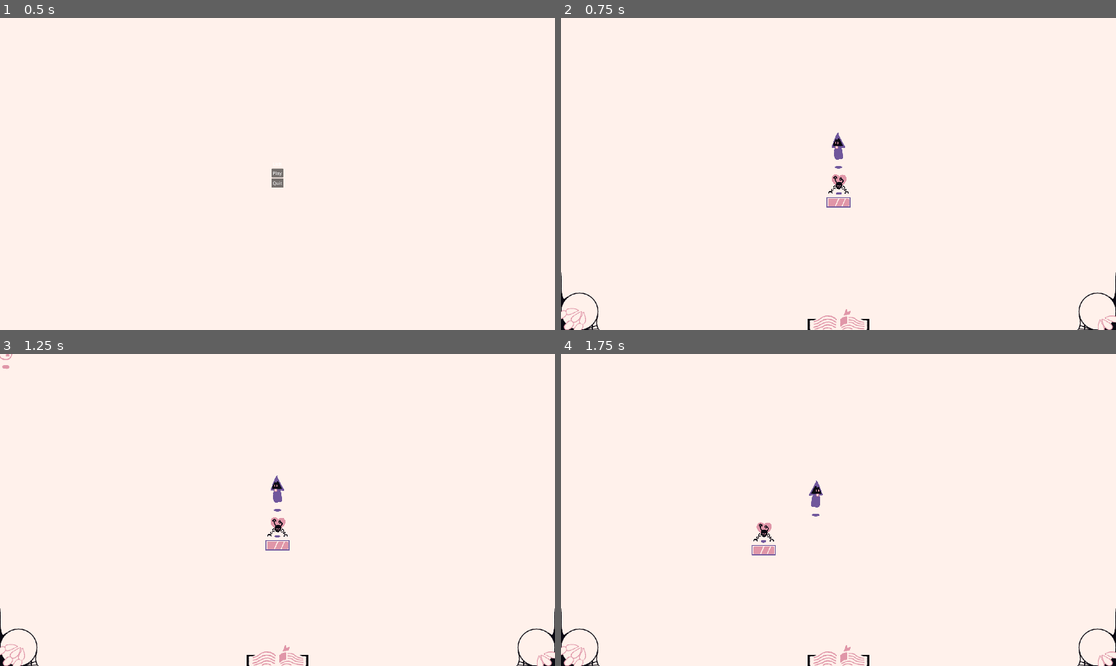
Above: before the commit, frames 1-4 (two rows, left to right).
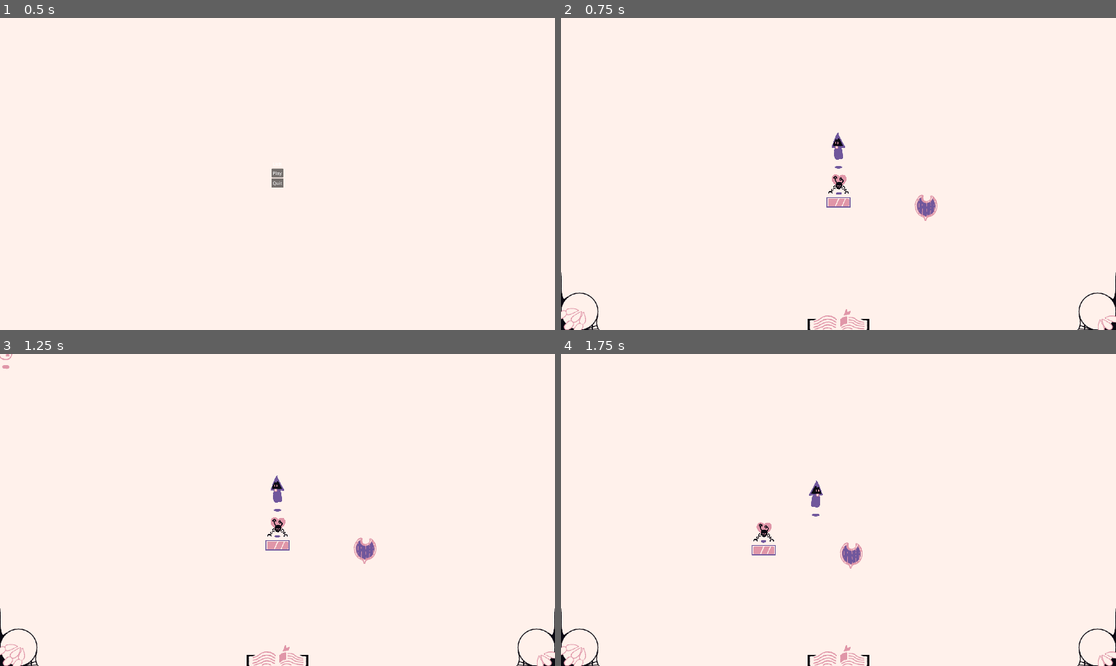
Above: after the commit, the same moments.

Repository: LunaticDancer/Lich
Game: Godot game, scene res://core/world.tscn
Two runs of this game, one before a commit and one after it. Both use one fixed random seed, a clock stepped at 60 frames per second and the inputs below.
Inputs (mouse positions are in pixels of both pictures, inside the frame that each line leads up to):
- Up to frame 1 (0.5 s): no input
- Up to frame 2 (0.75 s): click "Play" at 0.5 s
- Up to frame 3 (1.25 s): no input
- Up to frame 4 (1.75 s): move the mouse to (960, 494) at 1.27 s; press the mouse at (960, 494) at 1.28 s; hold Right (right) from 1.28 s (still down)

Frame 1 is identical in both runs. In frame 2, 0.2% of the frame differs, in the area x 63-68%, y 56-66%; in frame 3, 0.2%, in the area x 63-68%, y 58-68%; in frame 4, 0.2%.

Commit message:
ability pick up

Diff:
--- /dev/null
+++ b/abilities/ability.gd
@@ -0,0 +1,13 @@
+extends Node
+class_name Ability
+
+@export var icon : Texture2D
+
+func on_activated():
+	pass
+
+func on_sustained(delta):
+	pass
+
+func on_deactivated():
+	pass
--- /dev/null
+++ b/abilities/ability_pick_up.gd
@@ -0,0 +1,15 @@
+extends Area2D
+
+@export var ability : PackedScene
+
+func initiate(arg : PackedScene):
+	ability = arg
+	var opa = arg.instantiate()
+	$Sprite2D.texture = opa.icon
+	opa.queue_free()
+
+
+func _on_body_shape_entered(body_rid, body, body_shape_index, local_shape_index):
+	if body.is_in_group("Player"):
+		get_tree().get_first_node_in_group("GameController").swap_ability(ability)
+		queue_free()
--- /dev/null
+++ b/abilities/ability_pick_up.tscn
@@ -0,0 +1,21 @@
+[gd_scene load_steps=5 format=3 uid="uid://g3byng8s3ny1"]
+
+[ext_resource type="Script" path="res://abilities/ability_pick_up.gd" id="1_lxofy"]
+[ext_resource type="Texture2D" uid="uid://c12heykrdb5a6" path="res://abilities/shield/shield.png" id="1_uudum"]
+[ext_resource type="PackedScene" uid="uid://bbbvosouesy2b" path="res://abilities/shield/shield_ability.tscn" id="2_aa66e"]
+
+[sub_resource type="CircleShape2D" id="CircleShape2D_d84q5"]
+radius = 42.05
+
+[node name="AbilityPickUp" type="Area2D"]
+script = ExtResource("1_lxofy")
+ability = ExtResource("2_aa66e")
+
+[node name="Sprite2D" type="Sprite2D" parent="."]
+position = Vector2(0, -64)
+texture = ExtResource("1_uudum")
+
+[node name="CollisionShape2D" type="CollisionShape2D" parent="." groups=["AbilityPickUp"]]
+shape = SubResource("CircleShape2D_d84q5")
+
+[connection signal="body_shape_entered" from="." to="." method="_on_body_shape_entered"]
--- /dev/null
+++ b/abilities/shield/shield_ability.gd
@@ -0,0 +1 @@
+extends Ability
--- /dev/null
+++ b/abilities/shield/shield_ability.tscn
@@ -0,0 +1,14 @@
+[gd_scene load_steps=3 format=3 uid="uid://bbbvosouesy2b"]
+
+[ext_resource type="Script" path="res://abilities/shield/shield_ability.gd" id="1_nbjhg"]
+[ext_resource type="Texture2D" uid="uid://c12heykrdb5a6" path="res://abilities/shield/shield.png" id="2_fnj30"]
+
+[node name="ShieldAbility" type="Control"]
+layout_mode = 3
+anchors_preset = 15
+anchor_right = 1.0
+anchor_bottom = 1.0
+grow_horizontal = 2
+grow_vertical = 2
+script = ExtResource("1_nbjhg")
+icon = ExtResource("2_fnj30")
--- a/core/game_controller.gd
+++ b/core/game_controller.gd
@@ -11,14 +11,12 @@
 var dashes = 2.0
 var mana = 0.0
 var score = 0
-var ability
+var ability : Ability
 
 # Called when the node enters the scene tree for the first time.
 func _ready():
 	DisplayServer.window_set_mode(DisplayServer.WINDOW_MODE_FULLSCREEN)
 	Input.set_custom_mouse_cursor(hand_cursor, Input.CURSOR_ARROW, Vector2(63,63))
-	pass
-
 
 # Called every frame. 'delta' is the elapsed time since the previous frame.
 func _process(delta):
@@ -55,6 +53,15 @@
 	$UI/GameplayUI.update_dashes(dashes)
 	$UI/GameplayUI.update_mana(mana/100.0)
 
+func swap_ability(new_ability : PackedScene):
+	for child in $UI/GameplayUI/SpellSlot/AbilityHolder.get_children():
+		child.queue_free()
+	var ability_instance = new_ability.instantiate()
+	$UI/GameplayUI/SpellSlot/AbilityHolder.add_child(ability_instance)
+	ability = ability_instance
+	$UI/GameplayUI/SpellSlot/AbilityIcon.texture = ability.icon
+
+
 func receive_mana_damage(amount : int):
 	mana = max(0, mana - amount)
 	$UI/GameplayUI.update_mana(mana/100.0)
--- a/core/play_area.tscn
+++ b/core/play_area.tscn
@@ -1,9 +1,10 @@
-[gd_scene load_steps=5 format=3 uid="uid://3stwd766vpxl"]
+[gd_scene load_steps=6 format=3 uid="uid://3stwd766vpxl"]
 
 [ext_resource type="PackedScene" uid="uid://7aemojh6igaj" path="res://core/phylactery.tscn" id="1_2fhtn"]
 [ext_resource type="Script" path="res://core/arena_controller.gd" id="1_fqvlf"]
 [ext_resource type="PackedScene" uid="uid://cydlqp815j1wm" path="res://core/lich.tscn" id="2_l8r1w"]
 [ext_resource type="PackedScene" uid="uid://8pa7jm5j8mk6" path="res://enemies/wisp/wisp.tscn" id="3_cki4b"]
+[ext_resource type="PackedScene" uid="uid://g3byng8s3ny1" path="res://abilities/ability_pick_up.tscn" id="5_voatp"]
 
 [node name="PlayArea" type="Node2D"]
 y_sort_enabled = true
@@ -19,4 +20,7 @@
 [node name="Lich" parent="." instance=ExtResource("2_l8r1w")]
 position = Vector2(0, -90)
 
+[node name="AbilityPickUp" parent="." instance=ExtResource("5_voatp")]
+position = Vector2(303, 109)
+
 [connection signal="timeout" from="SpawnTimer" to="." method="_on_spawn_timer_timeout"]
--- a/core/world.tscn
+++ b/core/world.tscn
@@ -131,6 +131,19 @@
 grow_horizontal = 0
 grow_vertical = 0
 
+[node name="AbilityIcon" type="TextureRect" parent="UI/GameplayUI/SpellSlot"]
+texture_filter = 3
+layout_mode = 1
+anchors_preset = 3
+anchor_left = 1.0
+anchor_top = 1.0
+anchor_right = 1.0
+anchor_bottom = 1.0
+offset_left = -128.0
+offset_top = -128.0
+grow_horizontal = 0
+grow_vertical = 0
+
 [node name="Frame" type="TextureRect" parent="UI/GameplayUI/SpellSlot"]
 texture_filter = 3
 layout_mode = 1
@@ -145,6 +158,11 @@
 grow_vertical = 0
 texture = ExtResource("8_r6edc")
 
+[node name="AbilityHolder" type="Control" parent="UI/GameplayUI/SpellSlot"]
+anchors_preset = 0
+offset_right = 40.0
+offset_bottom = 40.0
+
 [node name="Dashes" type="Control" parent="UI/GameplayUI"]
 layout_mode = 1
 anchors_preset = 7
Binary file added: abilities/shield/shield.png
Not shown, added: abilities/shield/shield.png.import
